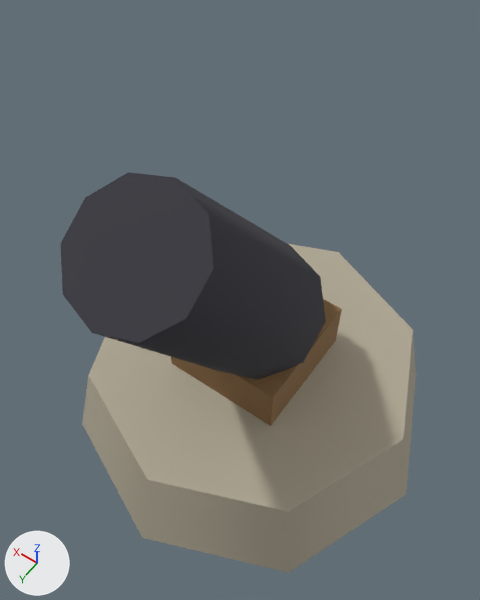
The glTF model public/models/buildings/mortar/level1.glb as it was, and as the next commit left it.
Rendered twice from a camera (50 mm lens) standing at (-0.86, 1.31, 2.77) and looking at (0.03, 0.06, 0.8). Arrows for +X, +Y and +Z are at lower left; the lights stay in place. The picture after the commit comes second. Where no turn or scale is listed for an object, it has been applied to the vertices.
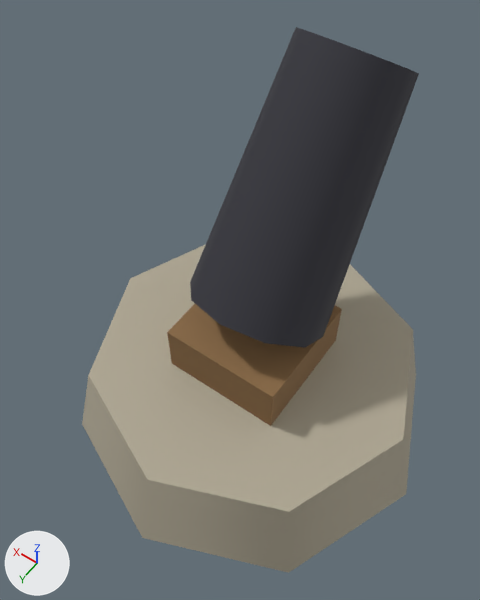
ob_node_4 is not drawn itself; it is the parent of ob_mesh_2.

Scene script edits in JSON lines:
```json
{"op": "set", "path": "ob_node_4.rotation_euler", "old": "(-0.6, 0.0, 0.0)", "new": "(0.6, 0.0, 0.0)", "note": "degrees (-34, 0, 0) -> degrees (34, 0, 0)"}
```

Boxes [x1, y1, x2, y2] around the edits, measured in the pictures (480 x 600 px):
```json
{"object": "Mesh_2", "change": "turned", "before": [61, 172, 326, 379], "after": [190, 27, 419, 347]}
```
